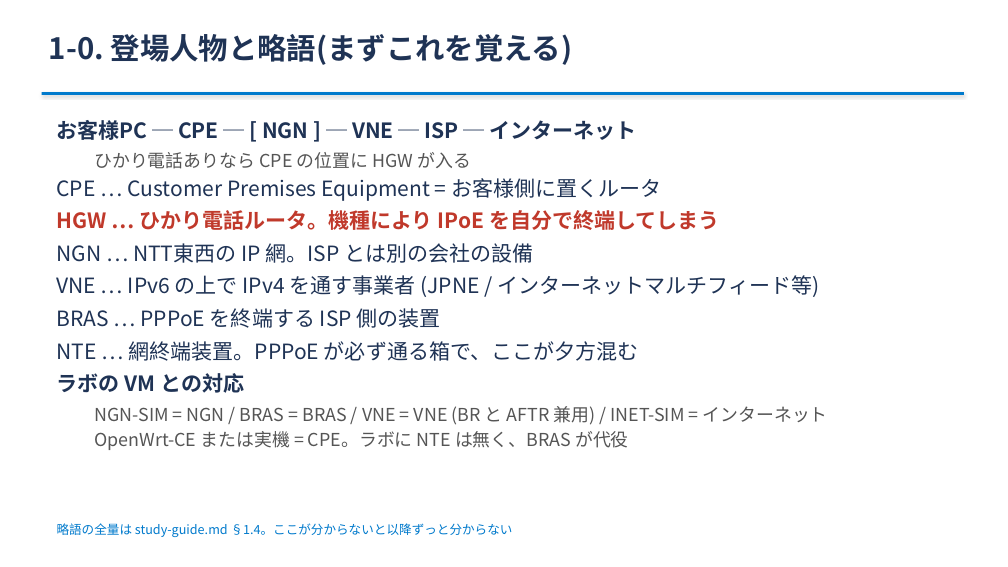
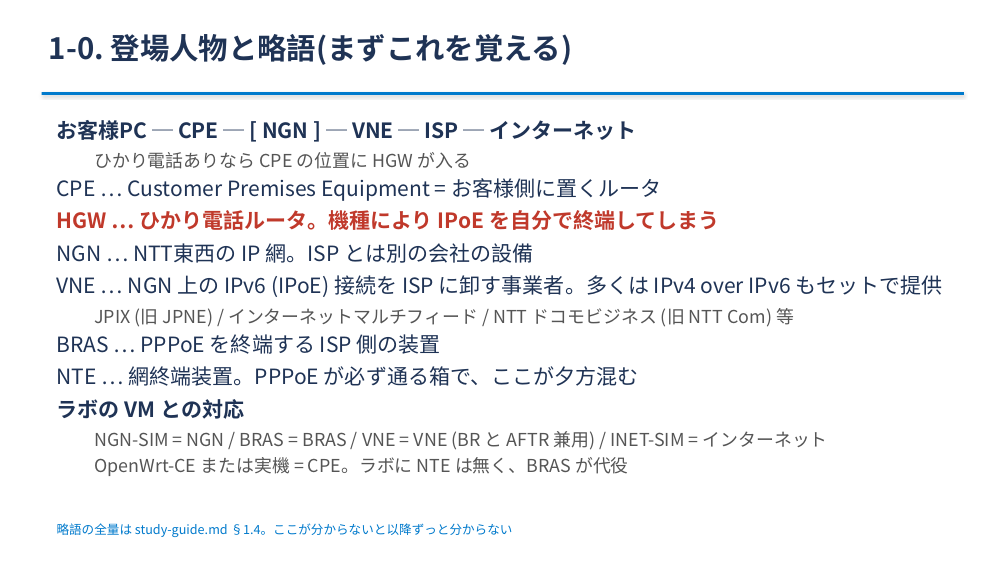
Before and after one commit to ginchankawaii/claude-code-book-template, a slide deck: slide 23 of docs/ipoe-lab/slides/toranomaki.pptx. Drawn at 1008x567 pixels with LibreOffice and Linux fonts; fonts in the diff are those of the drawing. Boxes give left, top, right and bottom in pixels: in the first picture for what was removed or moved away, otherwise in the second. Text is boxed around its words. In the diff, an @@ line names an element or a change of style, - is before the commit and + after.

```diff
--- a/docs/ipoe-lab/slides/toranomaki.pptx
+++ b/docs/ipoe-lab/slides/toranomaki.pptx
@@ text at (57, 275, 943, 327): text changed @@
-VNE … IPv6 の上で IPv4 を通す事業者 (JPNE / インターネットマルチフィード等)
+VNE … NGN 上の IPv6 (IPoE) 接続を ISP に卸す事業者。多くは IPv4 over IPv6 もセットで提供
+  JPIX (旧 JPNE) / インターネットマルチフィード / NTT ドコモビジネス (旧 NTT Com) 等
```
Also in this commit, not shown: 15 other slides changed, 3 other files.
